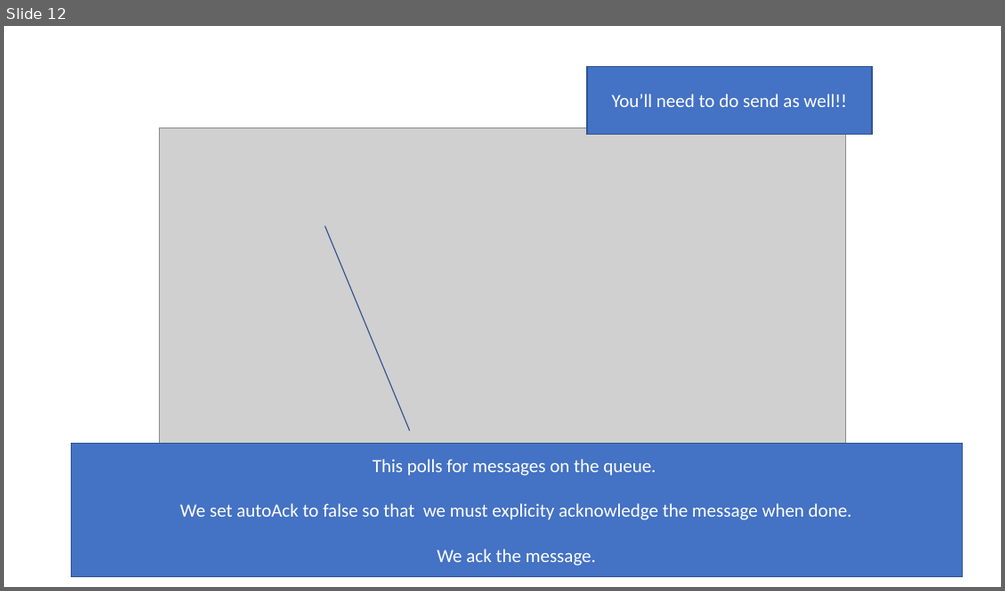
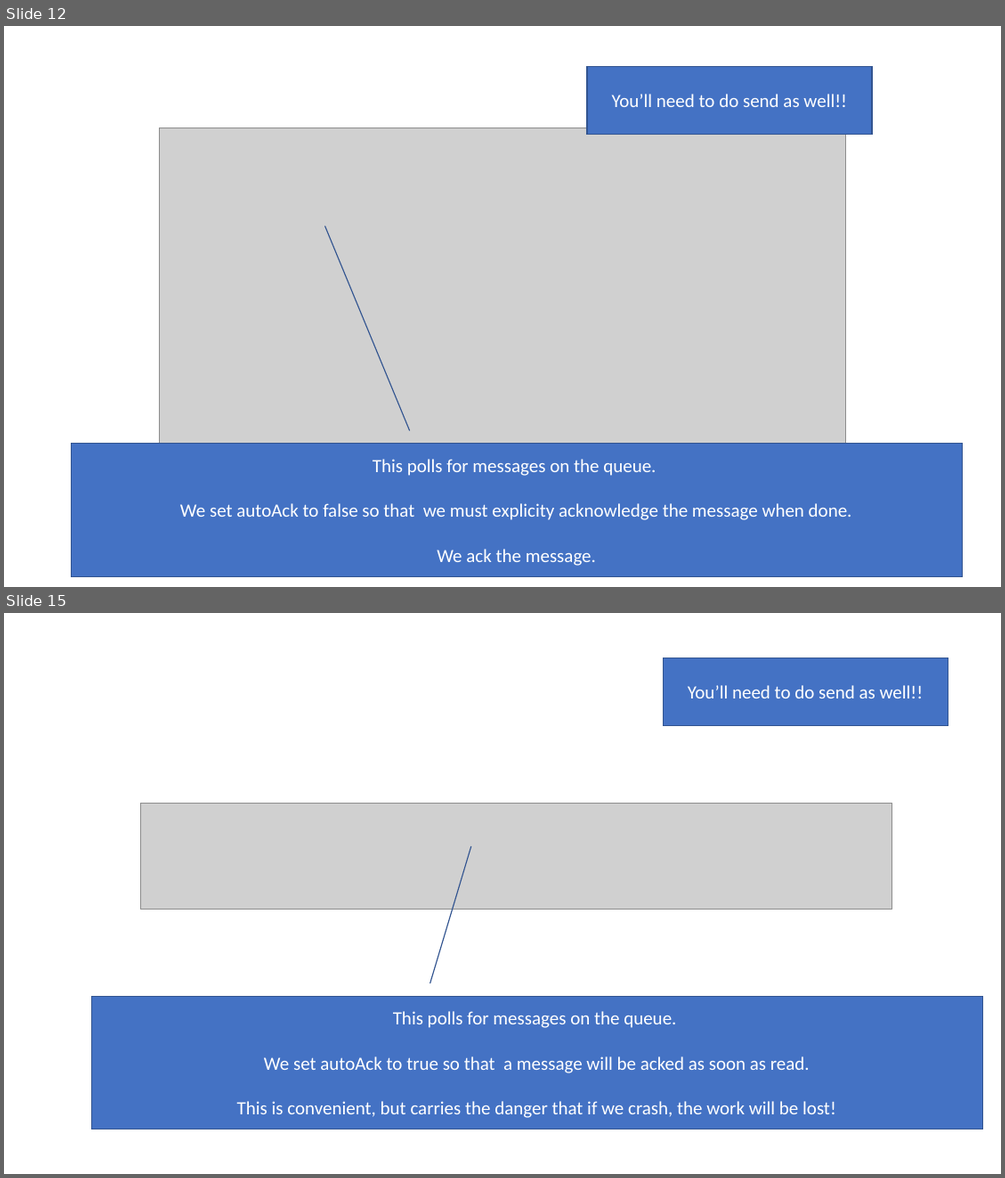
Before and after one commit to iancooper/practical-messaging, a slide deck: exercises/point-to-point-exercise.pptx. Shown one above the other, each under a label of ours: slide 12 before the commit, slides 12 and 15 after it; the slides between them are not shown. The pictures are 1005x591 and 1005x1178 pixels, drawn with LibreOffice and Linux fonts; fonts in the diff are those of the drawing; grey boxes stand for pictures. Boxes give left, top, right and bottom in pixels: in the first picture for what was removed or moved away, otherwise in the second. Text is boxed around its words. In the diff, an @@ line names an element or a change of style, - is before the commit and + after.

```diff
--- a/exercises/point-to-point-exercise.pptx
+++ b/exercises/point-to-point-exercise.pptx
@@ slide 15 added at (4,613,1001,1174), background #FFFFFF @@
@@ rectangle added at (663,657,947,726), fill #4472C4, outline #325491 1 pt, 18 pt, text #FFFFFF @@
+You’ll need to do send as well!!
@@ picture added at (141,803,892,909) @@
@@ border callout added at (91,996,983,1129), fill #4472C4, outline #325491 1 pt, 18 pt, text #FFFFFF @@
+This polls for messages on the queue.
+We set autoAck to true so that a message will be acked as soon as read.
+This is convenient, but carries the danger that if we crash, the work will be lost!
```
Also in this commit, not shown: 4 other slides added, 26 other files.
